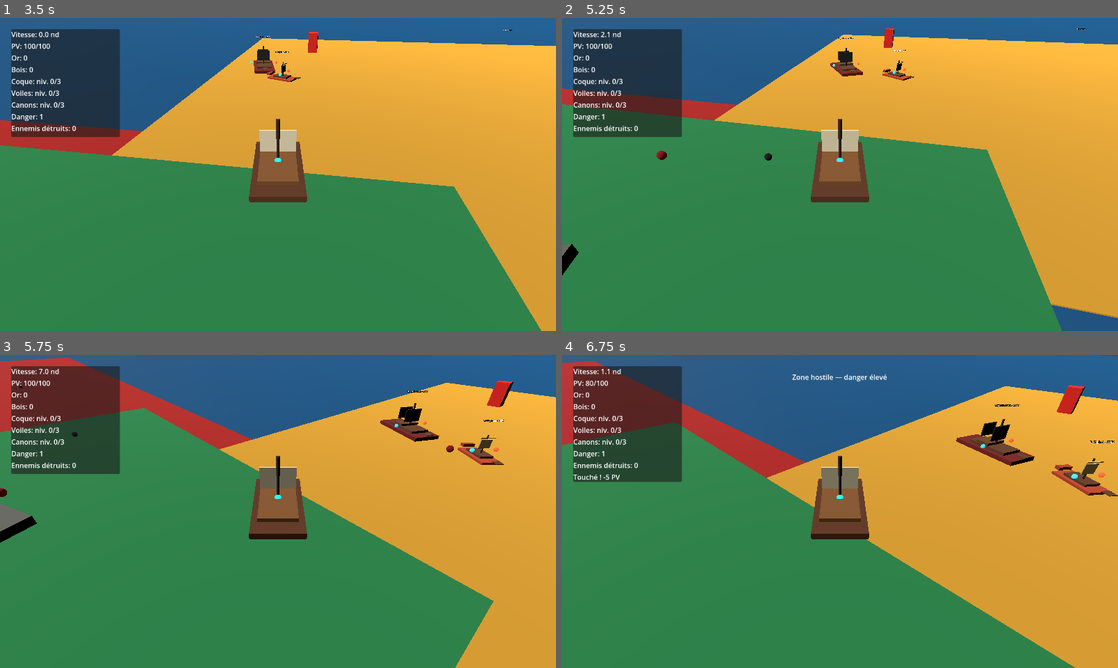
Above: before the commit, frames 1-4 (two rows, left to right).
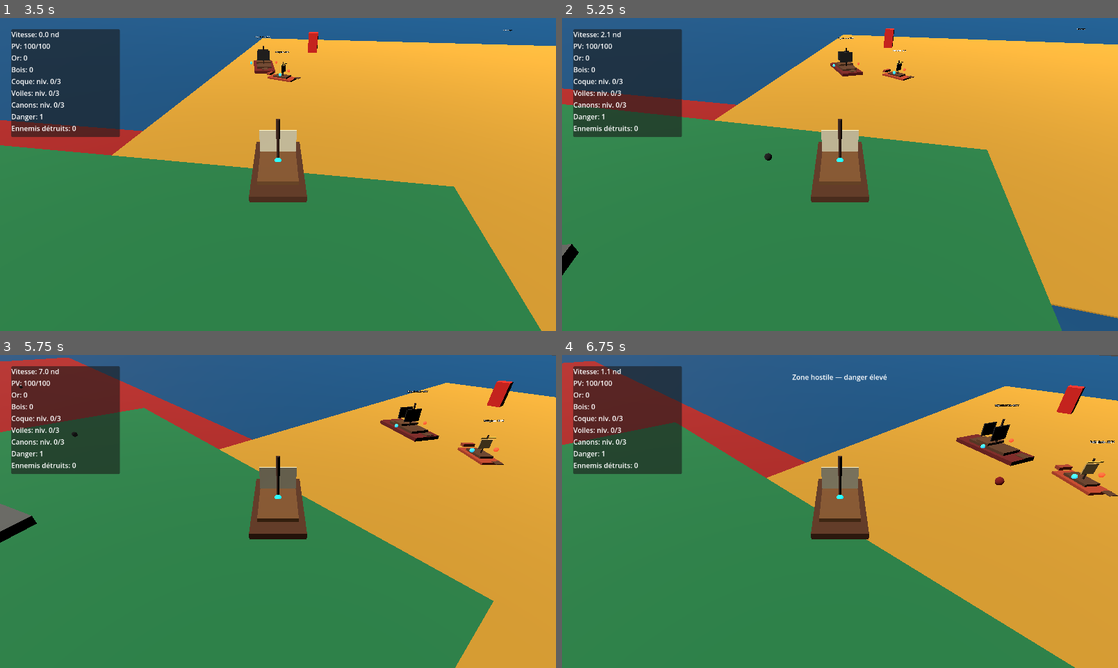
Above: after the commit, the same moments.

Repository: blou132/jeux-pirate
Game: Godot game, scene res://scenes/world/World.tscn
The game is run twice, just before and just after one commit, with the same random seed, the same clock (stepped at 60 frames per second) and the same inputs.
Inputs (mouse positions are in pixels of both pictures, inside the frame that each line leads up to):
- Up to frame 1 (3.5 s): tap Enter at 0.5 s; move the mouse to (250, 237) at 0.52 s; hold W 0.53-1.25 s; tap R at 0.6 s; click (250, 237) at 0.67 s; drag from (444, 221) to (250, 237) at 1.27 s; move the mouse to (111, 127) at 2.02 s; hold A 2.03-2.75 s; hold Q 2.03-2.75 s; drag from (305, 174) to (111, 127) at 2.77 s
- Up to frame 2 (5.25 s): move the mouse to (756, 96) at 3.52 s; hold S 3.53-4.25 s; tap R at 3.6 s; drag from (962, 158) to (756, 96) at 4.27 s; move the mouse to (728, 190) at 5.02 s; hold W from 5.03 s (still down); hold Q from 5.03 s (still down); click (728, 190) at 5.17 s
- Up to frame 3 (5.75 s): keep holding W; keep holding Q
- Up to frame 4 (6.75 s): release W at 5.75 s; release Q at 5.75 s; drag from (895, 442) to (728, 527) at 5.77 s; move the mouse to (812, 574) at 6.52 s; hold D from 6.53 s (still down); tap R at 6.6 s

Frame 1 is identical in both runs. In frame 2, less than 0.1% of the frame differs, in the area x 17-19%, y 42-46%; in frame 3, less than 0.1%; in frame 4, 0.6%, in the area x 2-80%, y 8-42%.

Commit message:
fix: validate enemy broadsides with aim line distance

Diff:
--- a/scripts/boats/EnemyShipAI.gd
+++ b/scripts/boats/EnemyShipAI.gd
@@ -5,6 +5,7 @@
 @export var stop_distance: float = 7.0
 @export var projectile_speed: float = 13.0
 @export var broadside_fire_alignment_degrees: float = 25.0
+@export var broadside_line_tolerance: float = 1.2
 @export var broadside_muzzle_offset: float = 2.2
 @export var broadside_muzzle_height: float = 0.75
 @export var broadside_preferred_distance_ratio: float = 0.78
@@ -113,8 +114,31 @@
 
 	if aligned_direction.normalized().dot(candidate_direction.normalized()) <= 0.0:
 		return Vector3.ZERO
+	if not _is_broadside_aim_line_valid(aligned_direction):
+		return Vector3.ZERO
 
 	return aligned_direction
+
+
+func _is_broadside_aim_line_valid(fire_direction: Vector3) -> bool:
+	if fire_direction.length_squared() < 0.01:
+		return false
+
+	var line_origin: Vector3 = _get_broadside_muzzle_position(fire_direction)
+	var line_direction: Vector3 = fire_direction.normalized()
+	line_direction.y = 0.0
+	if line_direction.length_squared() < 0.01:
+		return false
+
+	var target_position: Vector3 = _get_player_aim_position()
+	var to_target: Vector3 = target_position - line_origin
+	var parallel_distance: float = to_target.dot(line_direction)
+	if parallel_distance <= 0.0:
+		return false
+
+	var closest_point: Vector3 = line_origin + (line_direction * parallel_distance)
+	var perpendicular_distance: float = target_position.distance_to(closest_point)
+	return perpendicular_distance <= broadside_line_tolerance
 
 
 func _get_broadside_fire_direction(offset_to_player: Vector3) -> Vector3:
